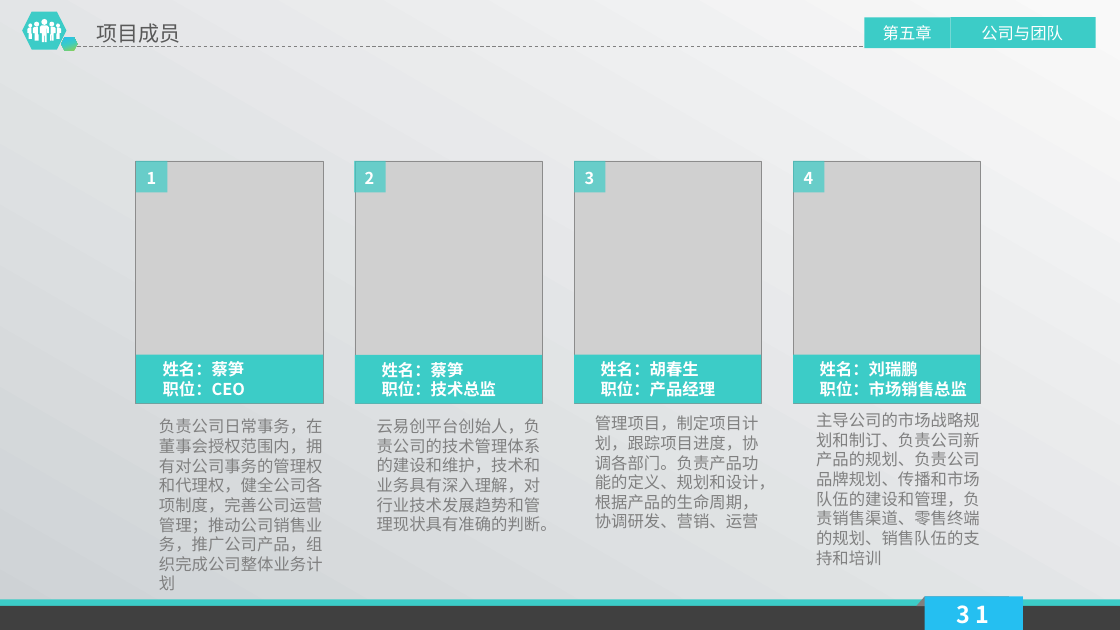
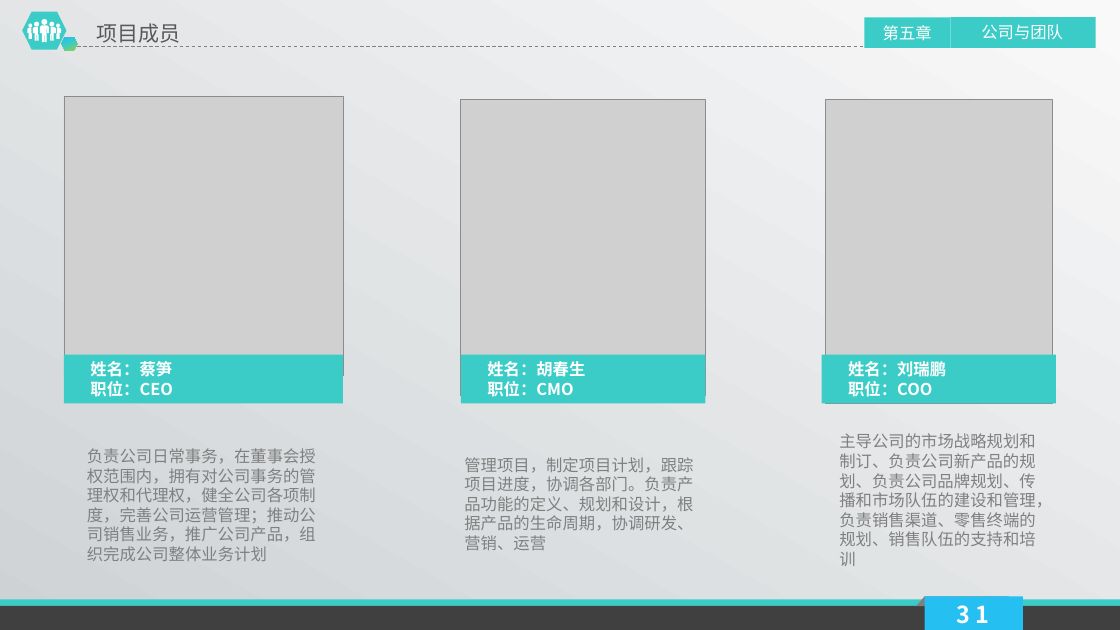
Before and after one commit to alucard263096/BP, a slide deck: slide 31 of 云易创云开发平台商业计划书.pptx. Drawn at 1120x630 pixels with LibreOffice and Linux fonts; fonts in the diff are those of the drawing; grey boxes stand for pictures. Boxes give left, top, right and bottom in pixels: in the first picture for what was removed or moved away, otherwise in the second. Text is boxed around its words. In the diff, an @@ line names an element or a change of style, - is before the commit and + after.

```diff
--- a/云易创云开发平台商业计划书.pptx
+++ b/云易创云开发平台商业计划书.pptx
@@ freeform shape at [28,19,61,43]: outline redrawn @@
@@ picture added at [64,97,343,375] @@
@@ picture added at [461,100,705,395] @@
@@ picture added at [824,100,1052,403] @@
@@ picture removed at [136,161,323,404] @@
@@ rectangle removed at [136,161,167,192] @@
@@ text removed at [147,172,157,184] @@
-1
@@ rectangle removed at [354,161,385,192] @@
@@ picture removed at [355,161,542,404] @@
@@ text removed at [365,172,375,184] @@
-2
@@ picture removed at [574,161,761,404] @@
@@ rectangle removed at [574,161,605,192] @@
@@ text removed at [585,172,595,184] @@
-3
@@ picture removed at [793,161,980,404] @@
@@ rectangle removed at [793,161,824,192] @@
@@ text removed at [804,172,814,184] @@
-4
@@ rectangle: place and size @@
-rectangle at [136,354,323,403]
+rectangle at [64,354,343,403]
@@ text "姓名：蔡笋": place and size @@
-text "姓名：蔡笋" at [163,361,245,397]
+text "姓名：蔡笋" at [90,361,172,397]
@@ rectangle removed at [355,355,542,404] @@
@@ rectangle: place and size @@
-rectangle at [574,354,761,403]
+rectangle at [461,354,705,403]
@@ text "姓名：胡春生": place and size @@
-text "姓名：胡春生" at [601,361,715,397]
+text "姓名：胡春生" at [487,361,585,397]
@@ rectangle: place and size @@
-rectangle at [793,354,980,403]
+rectangle at [821,354,1055,403]
@@ text "姓名：刘瑞鹏": place and size @@
-text "姓名：刘瑞鹏" at [820,361,967,397]
+text "姓名：刘瑞鹏" at [848,361,946,397]
@@ text removed at [382,362,496,397] @@
-姓名：蔡笋
-职位：技术总监
@@ text at [487,381,573,397]: text changed @@
-职位：产品经理
+职位：CMO
@@ text at [848,381,932,397]: text changed @@
-职位：市场销售总监
+职位：COO
@@ text "负责公司日常事务，在董事会授权范围内，拥有对公司事务的管理权和代理权，健全公司各项制度，完善公司运营管理；推动公司销售业 ..." rewrapped from [159,418,323,590] to [87,448,316,561] @@
@@ text removed at [377,418,557,531] @@
-云易创平台创始人，负责公司的技术管理体系的建设和维护，技术和业务具有深入理解，对行业技术发展趋势和管理现状具有准确的判断。
@@ text "管理项目，制定项目计划，跟踪项目进度，协调各部门。负责产品功能的定义、规划和设计，根据产品的生命周期，协调研发、营销、运 ..." rewrapped from [595,415,775,528] to [464,457,693,550] @@
@@ text "主导公司的市场战略规划和制订、负责公司新产品的规划、负责公司品牌规划、传播和市场队伍的建设和管理，负责销售渠道、零售终端 ..." rewrapped from [816,412,980,565] to [839,433,1052,566] @@
```
Also in this commit, not shown: 33 other slides changed.
